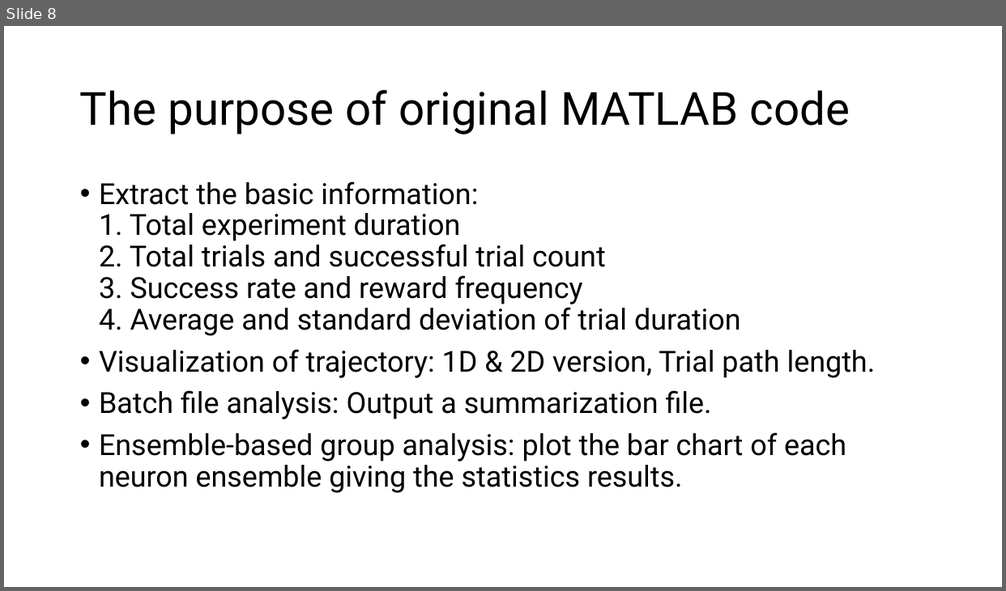
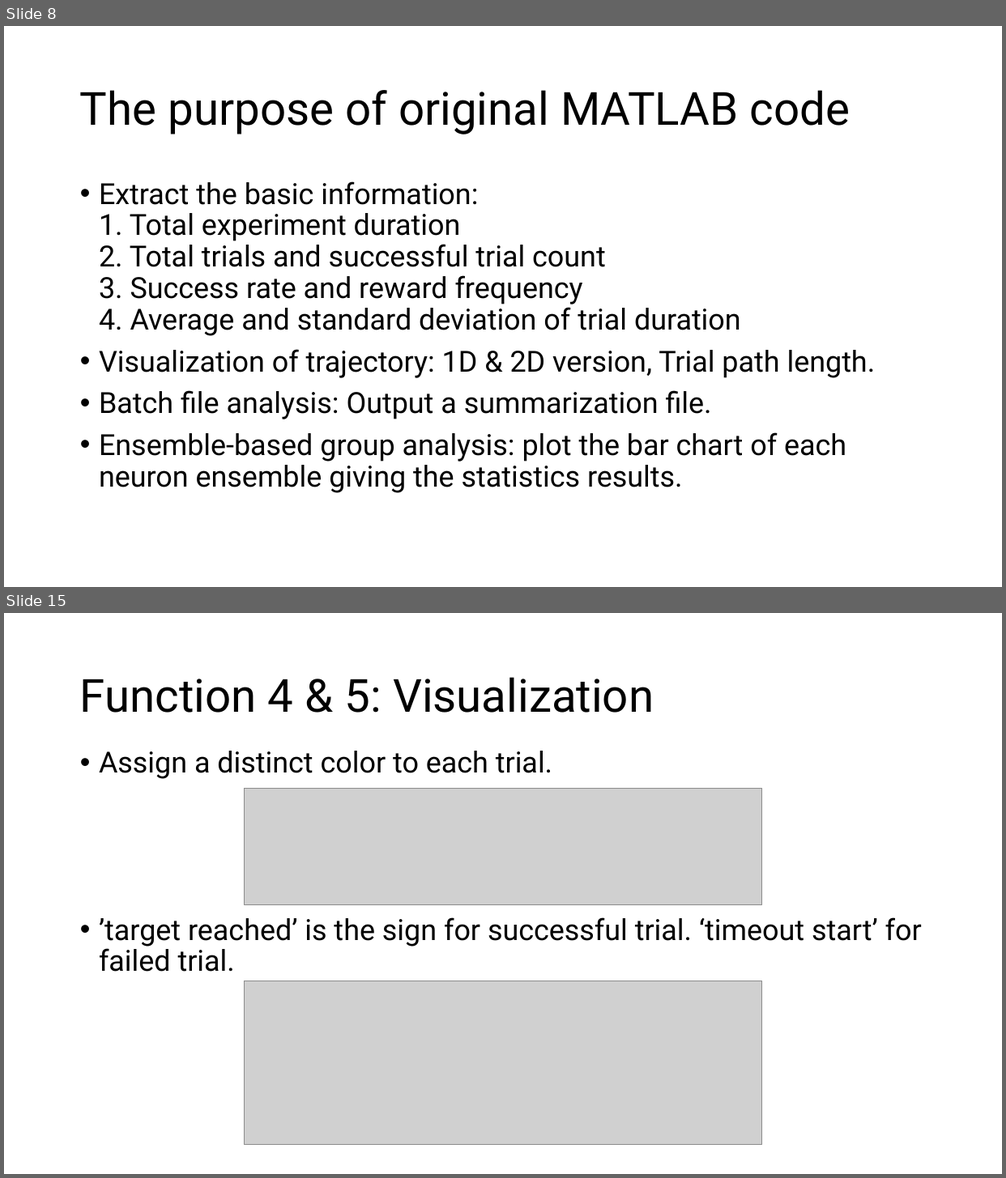
Before and after one commit to ChuehSY/FinalProject_ComSkillNeuro, a slide deck: Final presentation.pptx. Shown one above the other, each under a label of ours: slide 8 before the commit, slides 8 and 15 after it; the slides between them are not shown. The pictures are 1006x591 and 1006x1178 pixels, drawn with LibreOffice and Linux fonts; fonts in the diff are those of the drawing; grey boxes stand for pictures. Boxes give left, top, right and bottom in pixels: in the first picture for what was removed or moved away, otherwise in the second. Text is boxed around its words. In the diff, an @@ line names an element or a change of style, - is before the commit and + after.

```diff
--- a/Final presentation.pptx
+++ b/Final presentation.pptx
@@ slide 15 added at (x1=4, y1=613, x2=1002, y2=1174), background #FFFFFF @@
@@ title added at (x1=80, y1=677, x2=654, y2=713), 44 pt, text #000000 @@
+Function 4 & 5: Visualization
@@ text added at (x1=99, y1=751, x2=922, y2=972), 28 pt, text #000000 @@
+• Assign a distinct color to each trial.
+• ’target reached’ is the sign for successful trial. ‘timeout start’ for failed trial.
@@ picture added at (x1=245, y1=788, x2=762, y2=905) @@
@@ picture added at (x1=245, y1=982, x2=762, y2=1144) @@
```
Also in this commit, not shown: 1 slide changed, 8 other slides added, 2 other files.
